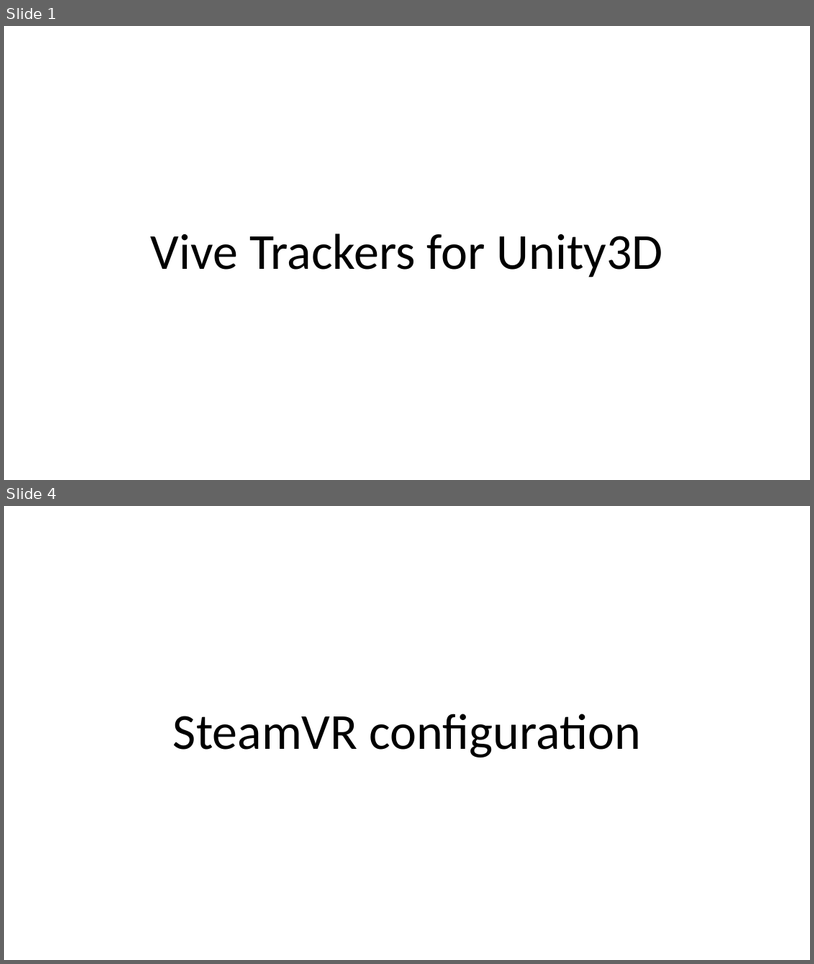
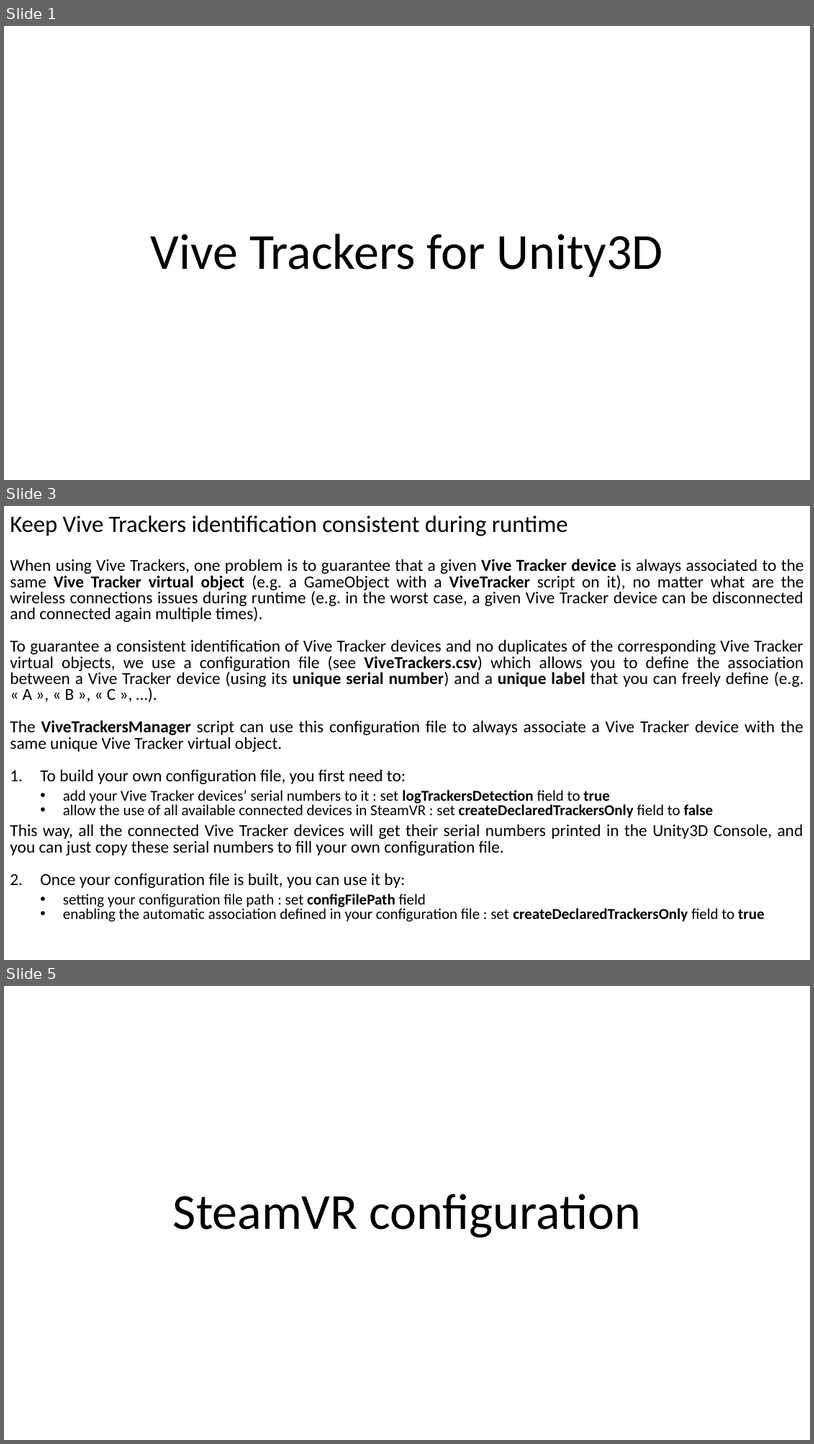
Before and after one commit to ebadier/ViveTrackers, a slide deck: Doc/ViveTrackersDocumentation.pptx. Shown one above the other, each under a label of ours: slides 1 and 4 before the commit, slides 1, 3 and 5 after it; the slides between them are not shown. The pictures are 814x964 and 814x1444 pixels, drawn with LibreOffice and Linux fonts; fonts in the diff are those of the drawing. Boxes give left, top, right and bottom in pixels: in the first picture for what was removed or moved away, otherwise in the second. Text is boxed around its words. In the diff, an @@ line names an element or a change of style, - is before the commit and + after.

```diff
--- a/Doc/ViveTrackersDocumentation.pptx
+++ b/Doc/ViveTrackersDocumentation.pptx
@@ slide 3 added at (4,506,810,960), background #FFFFFF @@
@@ text added at (10,515,568,536), 28 pt, text #000000 @@
+Keep Vive Trackers identification consistent during runtime
@@ subtitle added at (10,559,805,921), 20 pt, text #000000 @@
+When using Vive Trackers, one problem is to guarantee that a given Vive Tracker device is always associated to the same Vive Tracker virtual object (e.g. a GameObject with a ViveTracker script on it), no matter what are the wireless connections issues during runtime (e.g. in the worst case, a given Vive Tracker device can be disconnected and connected again multiple times).
+To guarantee a consistent identification of Vive Tracker devices and no duplicates of the corresponding Vive Tracker virtual objects, we use a configuration file (see ViveTrackers.csv) which allows you to define the association between a Vive Tracker device (using its unique serial number) and a unique label that you can freely define (e.g. « A », « B », « C », …).
+The ViveTrackersManager script can use this configuration file to always associate a Vive Tracker device with the same unique Vive Tracker virtual object.
+1. To build your own configuration file, you first need to:
+  • add your Vive Tracker devices’ serial numbers to it : set logTrackersDetection field to true
+  • allow the use of all available connected devices in SteamVR : set createDeclaredTrackersOnly field to false
+This way, all the connected Vive Tracker devices will get their serial numbers printed in the Unity3D Console, and you can just copy these serial numbers to fill your own configuration file.
+2. Once your configuration file is built, you can use it by:
+  • setting your configuration file path : set configFilePath field
+  • enabling the automatic association defined in your configuration file : set createDeclaredTrackersOnly field to true
@@ what was slide 4 is now slide 5 @@
```
Also in this commit, not shown: 3 slides changed, 9 other files.
